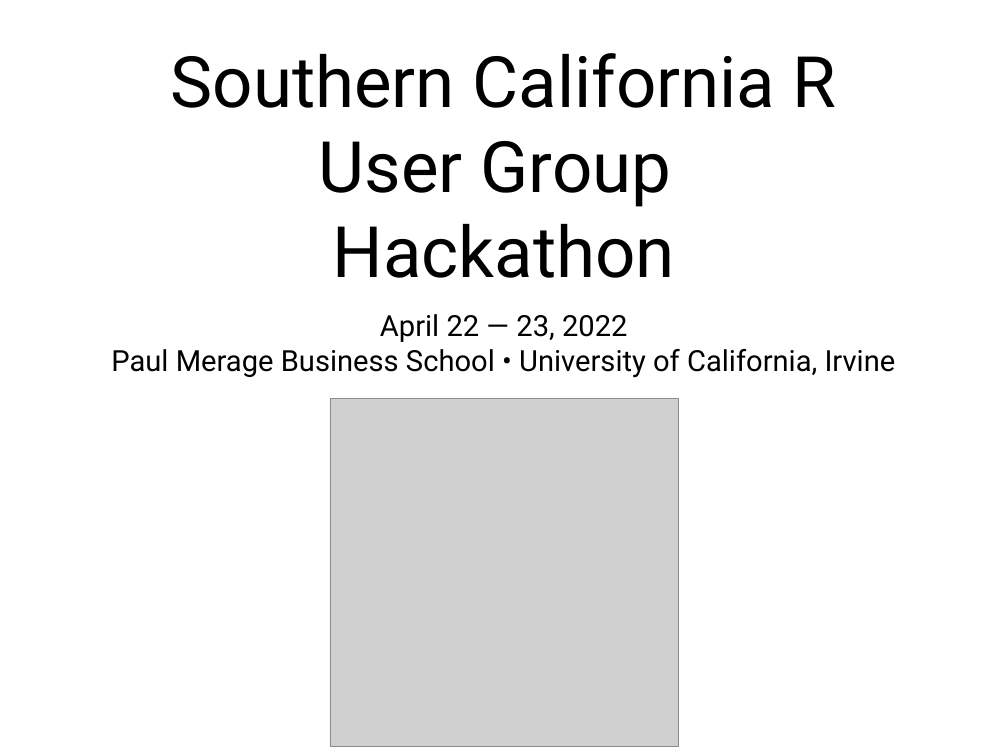
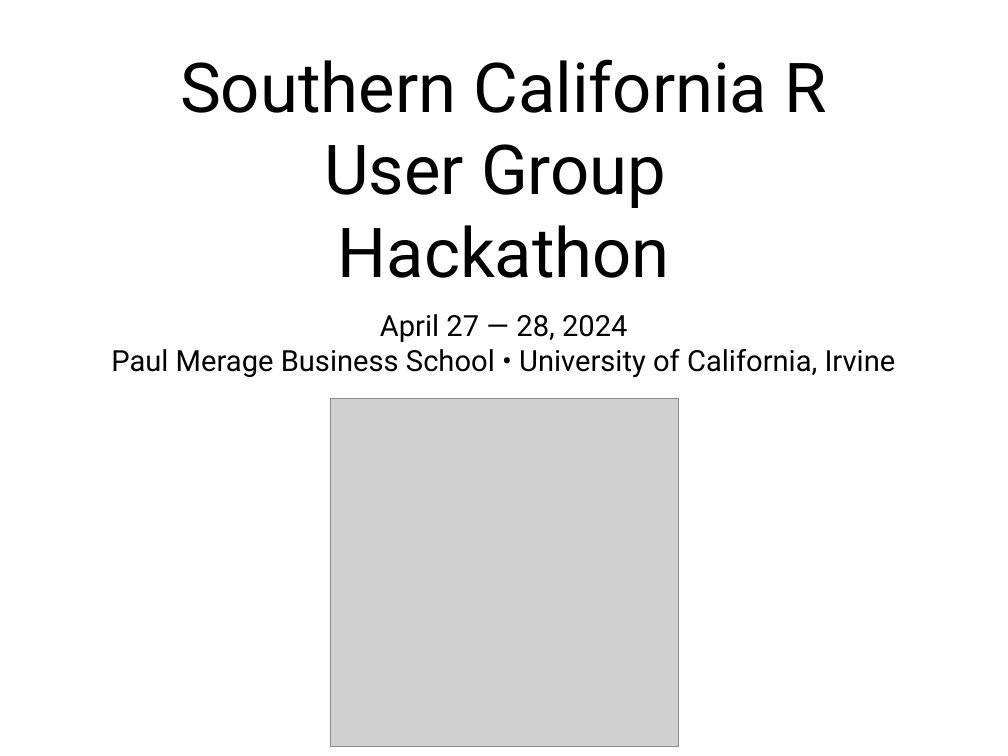
Before and after one commit to socalrug/hackathon-2024-04, a slide deck: slide 1 of admin/intro_slides/hackathon_intro_slides.pptx. Drawn at 1008x756 pixels with LibreOffice and Linux fonts; fonts in the diff are those of the drawing; grey boxes stand for pictures. Boxes give left, top, right and bottom in pixels: in the first picture for what was removed or moved away, otherwise in the second. Text is boxed around its words. In the diff, an @@ line names an element or a change of style, - is before the commit and + after.

```diff
--- a/admin/intro_slides/hackathon_intro_slides.pptx
+++ b/admin/intro_slides/hackathon_intro_slides.pptx
@@ title "Southern California R User Group ..." at (180, 59, 826, 278): size 72 to 69.9 pt @@
@@ subtitle at (111, 314, 896, 378): text changed @@
-April 22 — 23, 2022
-Paul Merage Business School • University of California, Irvine
+April 27 — 28, 2024
+Paul Merage Business School • University of California, Irvine
```
Also in this commit, not shown: 8 other slides changed, 4 other files.
